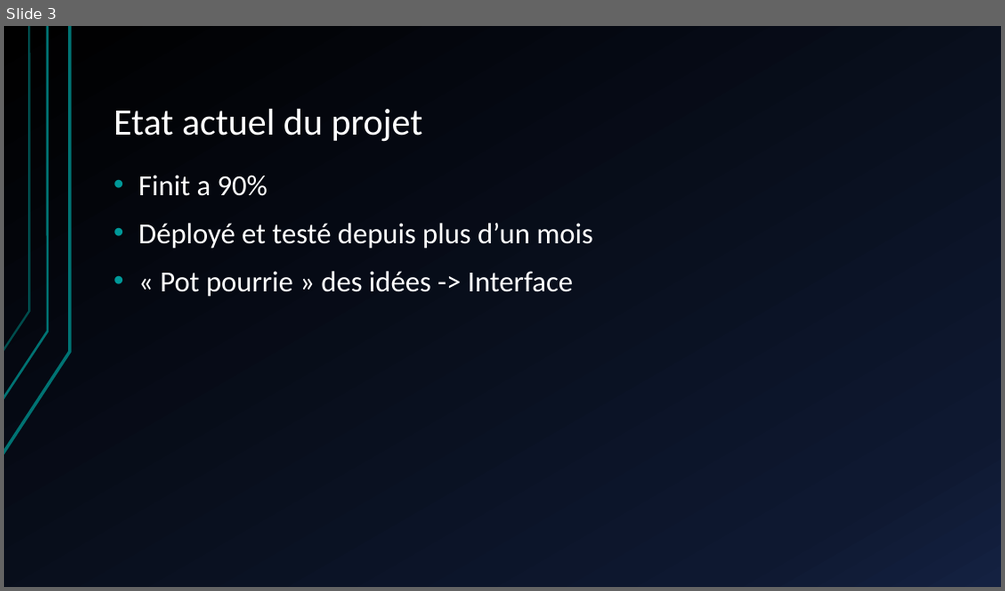
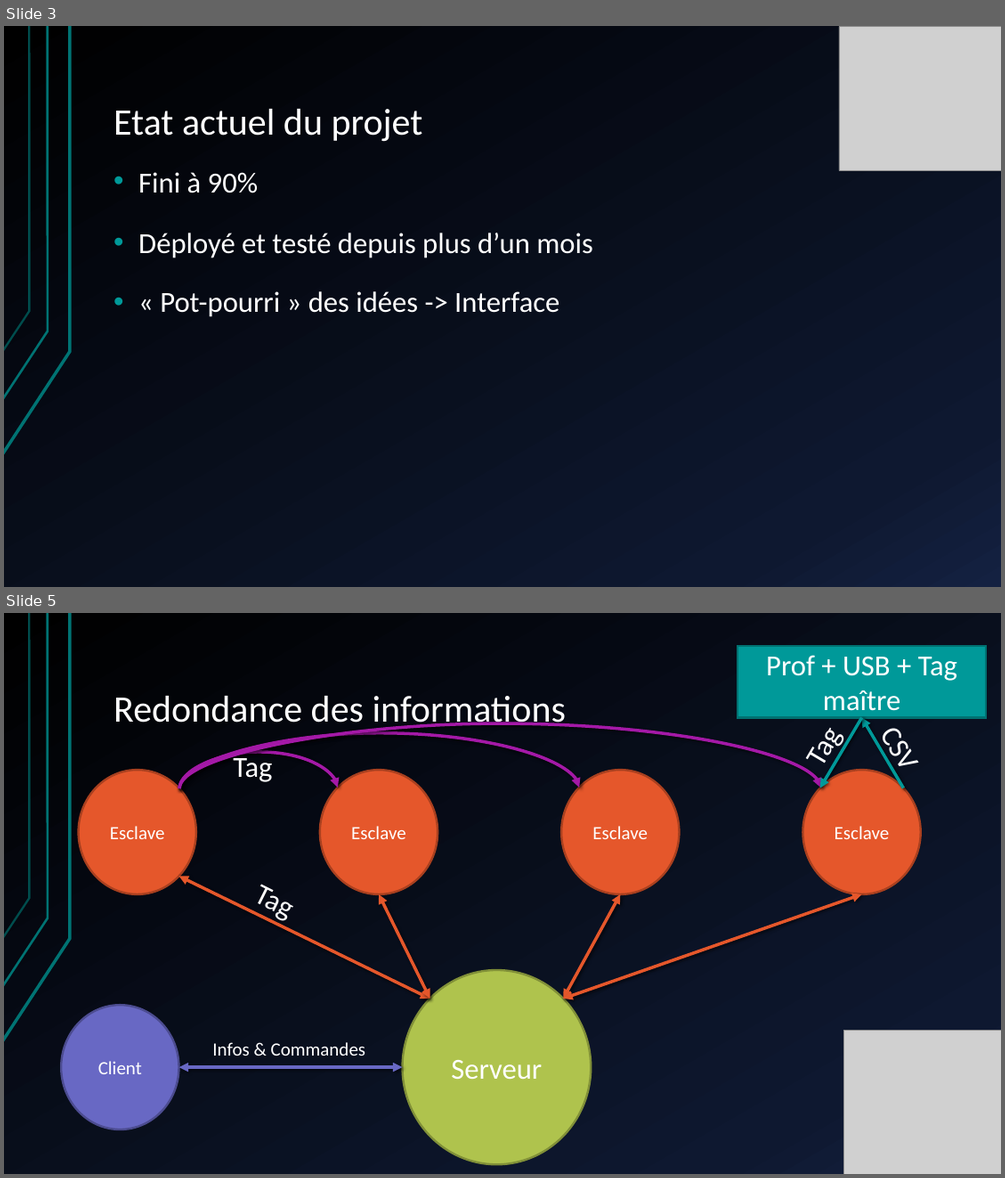
Before and after one commit to Pluume/Timbreuse2.0, a slide deck: Documents/Timbreuse presv1.pptx. Shown one above the other, each under a label of ours: slide 3 before the commit, slides 3 and 5 after it; the slides between them are not shown. The pictures are 1005x591 and 1005x1178 pixels, drawn with LibreOffice and Linux fonts; fonts in the diff are those of the drawing; grey boxes stand for pictures. Boxes give left, top, right and bottom in pixels: in the first picture for what was removed or moved away, otherwise in the second. Text is boxed around its words. In the diff, an @@ line names an element or a change of style, - is before the commit and + after.

```diff
--- a/Documents/Timbreuse presv1.pptx
+++ b/Documents/Timbreuse presv1.pptx
@@ slide 5 added at (4,613,1001,1174), background gradient #000000 to #0F1931 to #142242; not listed: 3 template elements that a slide beside it also shows @@
@@ rectangle added at (737,646,986,718), fill #009999, outline #007171 2 pt, 28 pt, text #FFFFFF @@
+Prof + USB + Tag maître
@@ title added at (113,696,566,731), 36 pt, text #FFFFFF @@
+Redondance des informations
@@ arrow added from (862, 718) to (820, 788), #009999 3 pt @@
@@ arrow added from (904, 788) to (862, 718), #009999 3 pt @@
@@ text added at (867,711,949,809), 28 pt, text #FFFFFF @@
+CSV
@@ curved arrow added from (179, 788) to (579, 787), #A419A7 3 pt @@
@@ curved arrow added from (179, 788) to (821, 787), #A419A7 3 pt @@
@@ text added at (793,737,842,767), 28 pt, text #FFFFFF @@
+Tag
@@ ellipse added at (79,770,196,895), fill #E5572B, outline #A94020 2 pt, 18 pt, text #FFFFFF @@
+Esclave
@@ curved arrow added from (179, 788) to (338, 787), #A419A7 3 pt @@
@@ text added at (233,754,272,782), 28 pt, text #FFFFFF @@
+Tag
@@ ellipse added at (320,770,437,895), fill #E5572B, outline #A94020 2 pt, 18 pt, text #FFFFFF @@
+Esclave
@@ ellipse added at (561,770,679,895), fill #E5572B, outline #A94020 2 pt, 18 pt, text #FFFFFF @@
+Esclave
@@ ellipse added at (802,770,920,895), fill #E5572B, outline #A94020 2 pt, 18 pt, text #FFFFFF @@
+Esclave
@@ double arrow added from (179, 876) to (430, 998), #E5572B 3 pt @@
@@ text added at (252,884,288,920), 28 pt, text #FFFFFF @@
+Tag
@@ double arrow added from (379, 894) to (430, 998), #E5572B 3 pt @@
@@ double arrow added from (620, 894) to (563, 998), #E5572B 3 pt @@
@@ double arrow added from (862, 894) to (563, 998), #E5572B 3 pt @@
@@ ellipse added at (403,970,591,1164), fill #AFC34D, outline #819039 2 pt, 28 pt, text #FFFFFF @@
+Serveur
@@ ellipse added at (61,1005,178,1130), fill #6868C4, outline #4D4D91 2 pt, 18 pt, text #FFFFFF @@
+Client
@@ picture added at (844,1030,1001,1174) @@
@@ text added at (212,1042,366,1055), 18 pt, text #FFFFFF @@
+Infos & Commandes
@@ double arrow added from (179, 1067) to (403, 1067), #6868C4 3 pt @@
@@ slide 3 changed as well @@
@@ picture added at (839,27,1001,171) @@
@@ text at (138,172,258,193): text changed @@
-• Finit a 90%
-• Déployé et testé depuis plus d’un mois
-• « Pot pourrie » des idées -> Interface
+• Fini à 90%
@@ text added at (138,232,593,258), 28 pt, text #FFFFFF @@
+• Déployé et testé depuis plus d’un mois
@@ text added at (160,291,559,317), 28 pt, text #FFFFFF @@
+• « Pot-pourri » des idées -> Interface
```
Also in this commit, not shown: 2 other slides changed, 9 other slides added, 1 slide removed, 5 other files.
